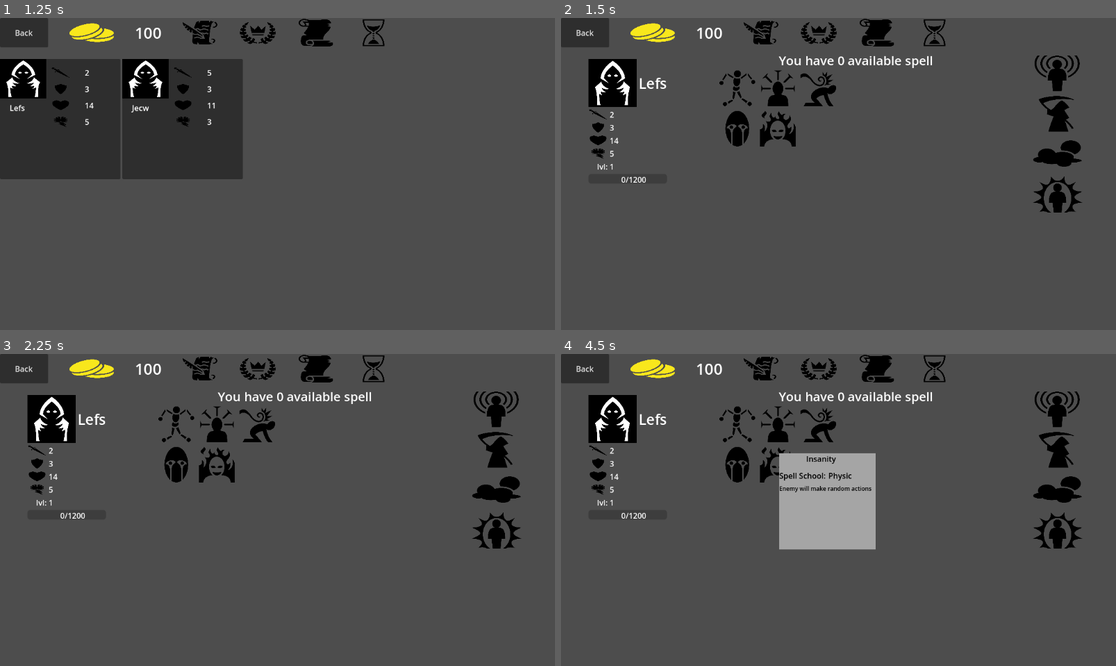
Above: before the commit, frames 1-4 (two rows, left to right).
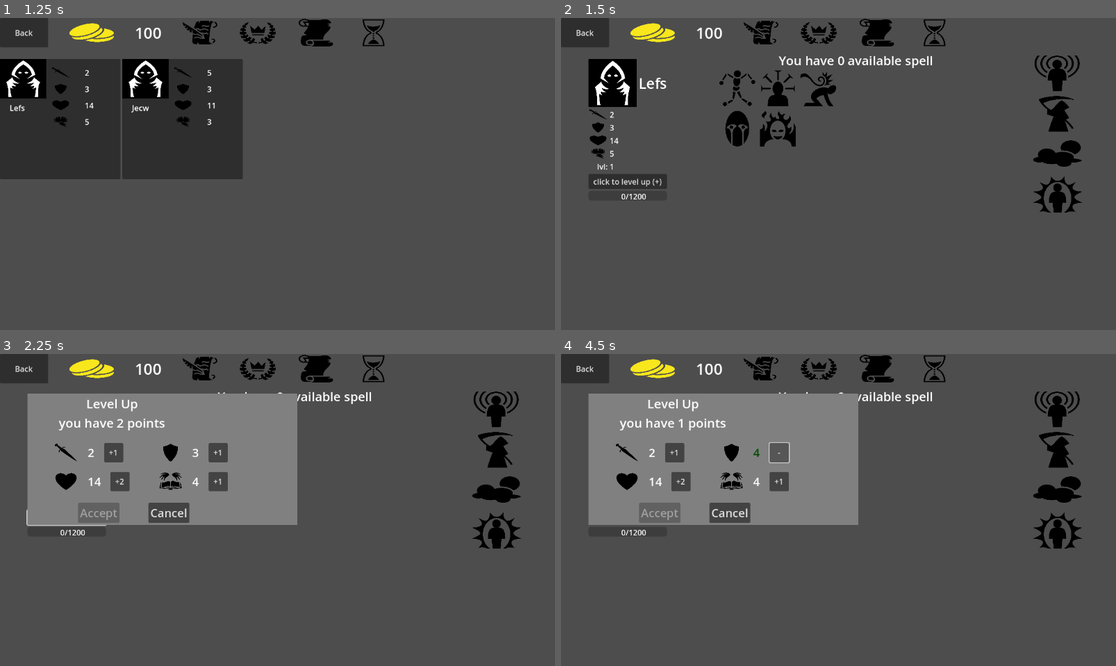
Above: after the commit, the same moments.

Repository: ualisars/ManagementPrototype
Game: Godot game, scene res://Interface/General/player_interface.tscn
Two runs of this game, one before a commit and one after it. Both use one fixed random seed, a clock stepped at 60 frames per second and the inputs below.
Inputs (mouse positions are in pixels of both pictures, inside the frame that each line leads up to):
- Up to frame 1 (1.25 s): click "Camp" at 0.5 s
- Up to frame 2 (1.5 s): move the mouse to (622, 117) at 1.27 s; press the mouse at (622, 117) at 1.28 s
- Up to frame 3 (2.25 s): release the mouse at (61, 453) at 2 s; click (66, 516) at 2 s, where only the run after the commit has a clickable "click to level up (+)"
- Up to frame 4 (4.5 s): click (672, 453) at 2.75 s, where only the run after the commit has a clickable "+1"; click (672, 453) at 3.5 s, where only the run after the commit has a clickable "-"; click (777, 453) at 4.25 s, where only the run after the commit has a clickable "+1"

Frame 1 is identical in both runs. In frame 2, 0.4% of the frame differs, in the area x 5-20%, y 50-59%; in frame 3, 19%; in frame 4, 21%, in the area x 4-57%, y 12-63%.

Commit message:
change characteristics on level up

Diff:
--- a/Characters/characteristic.gd
+++ b/Characters/characteristic.gd
@@ -14,7 +14,7 @@
 var concentration: int
 var learnt_spells: Array = []
 var available_spell_number: int = 0
-var available_level_ups: int = 0
+var available_level_ups: int = 1
 
 var level: int = 1
 var experience: int = 0 :
--- /dev/null
+++ b/Characters/update_characteristics_object.tscn
@@ -0,0 +1,6 @@
+[gd_scene load_steps=2 format=3 uid="uid://gwoqb3hk2d27"]
+
+[ext_resource type="Script" path="res://UpdateCharacteristicsObject.gd" id="1_bsi7a"]
+
+[node name="UpdateCharacteristicsObject" type="Node"]
+script = ExtResource("1_bsi7a")
--- a/Control.gd
+++ b/Control.gd
@@ -17,16 +17,170 @@
 @onready var cancel_button = $BoxContainer/ButtonsMarginContainer/ButtonsBoxContainer/CancelButton
 
 
+var update_characteristics_object: UpdateCharacteristicsObject
+
+var attack_update: int
+var defense_update: int
+var health_update: int
+var cast_speed_update: int
+
+var is_attack_increased: bool = false
+var is_defense_increased: bool = false
+var is_health_increased: bool = false
+var is_cast_speed_increased: bool = false
+
+var available_points: int
+
+var current_character: Characterictic
+
+var GREEN_COLOR: Color = Color("004f00")
+
 func _ready() -> void:
 	Messenger.LEVEL_UP_OPENED.connect(on_level_up_chosen)
 
+	attack_value_label.add_theme_font_size_override("font_size", 24)
+	defense_value_label.add_theme_font_size_override("font_size", 24)
+	health_value_label.add_theme_font_size_override("font_size", 24)
+	cast_speed_value_label.add_theme_font_size_override("font_size", 24)
+
+	attack_update = 1
+	defense_update = 1
+	health_update = 2
+	cast_speed_update = 1
+
 
 func on_level_up_chosen(characteristic: Characterictic) -> void:
+	update_characteristics_object = UpdateCharacteristicsObject.new(0, 0, 0, 0)
+
+	current_character = characteristic
+
+	available_points = characteristic.available_level_ups * 2
+
 	attack_value_label.text = str(characteristic.attack)
 	defense_value_label.text = str(characteristic.defense)
 	health_value_label.text = str(characteristic.health)
 	cast_speed_value_label.text = str(characteristic.cast_speed)
 
+	init_increase_buttons()
+
+	update_points_label()
+
+	check_accept_button()
+
 
 func _on_cancel_button_pressed():
 	Messenger.LEVEL_UP_CLOSED.emit()
+
+
+func init_increase_buttons() -> void:
+	attack_increase_button.text = "+" + str(attack_update)
+	defense_increase_button.text = "+" + str(defense_update)
+	health_increase_button.text = "+" + str(health_update)
+	cast_speed_increase_button.text = "+" + str(cast_speed_update)
+
+func _on_accept_button_pressed():
+	if available_points == 0:
+		update_characteristics()
+
+		Messenger.CHARACTER_LEVEL_UP.emit(
+			current_character,
+			update_characteristics_object
+		)
+
+func update_points_label() -> void:
+	points_label.text = "you have " + str(available_points) + " points"
+
+
+func update_characteristics() -> void:
+	if is_attack_increased:
+		update_characteristics_object.attack = attack_update
+	if is_defense_increased:
+		update_characteristics_object.defense = defense_update
+	if is_health_increased:
+		update_characteristics_object.health = health_update
+	if is_cast_speed_increased:
+		update_characteristics_object.cast_speed = cast_speed_update
+
+func update_button(
+	button: Button,
+	label: Label,
+	update_value: int,
+	is_increased: bool
+) -> bool:
+	var updated_value: int = int(label.text)
+	var is_value_updated = false
+
+	if not is_increased and available_points > 0:
+		button.text = "-"
+		available_points -= 1
+		updated_value += update_value
+		label.add_theme_color_override("font_color", GREEN_COLOR)
+		is_value_updated = true
+	elif is_increased:
+		button.text = "+" + str(update_value)
+		available_points += 1
+		updated_value -= update_value
+		label.remove_theme_color_override("font_color")
+		is_value_updated = true
+
+	if is_value_updated:
+		label.text = str(updated_value)
+
+		update_points_label()
+		check_accept_button()
+
+	return is_value_updated
+
+func check_accept_button() -> void:
+	if available_points > 0:
+		accept_button.disabled = true
+	else:
+		accept_button.disabled = false
+
+
+func _on_attack_increase_button_pressed():
+	var is_value_updated: bool = update_button(
+		attack_increase_button,
+		attack_value_label,
+		attack_update,
+		is_attack_increased
+	)
+
+	if is_value_updated:
+		is_attack_increased = !is_attack_increased
+
+
+func _on_defense_increase_button_pressed():
+	var is_value_updated: bool = update_button(
+		defense_increase_button,
+		defense_value_label,
+		defense_update,
+		is_defense_increased
+	)
+
+	if is_value_updated:
+		is_defense_increased = !is_defense_increased
+
+
+func _on_health_increase_button_pressed():
+	var is_value_updated: bool = update_button(
+		health_increase_button,
+		health_value_label,
+		health_update,
+		is_health_increased
+	)
+
+	if is_value_updated:
+		is_health_increased = !is_health_increased
+
+
+func _on_cast_speed_increase_button_pressed():
+	var is_value_updated: bool = update_button(
+		cast_speed_increase_button,
+		cast_speed_value_label,
+		cast_speed_update,
+		is_cast_speed_increased
+	)
+
+	if is_value_updated:
+		is_cast_speed_increased = !is_cast_speed_increased
--- a/Interface/CharacterInterface/character_full_info.gd
+++ b/Interface/CharacterInterface/character_full_info.gd
@@ -25,6 +25,7 @@
 	Messenger.CHARACTER_INFO_CHOSEN.connect(on_character_info_chosen)
 	Messenger.SPELL_LEARNT.connect(on_spell_learnt)
 	Messenger.LEVEL_UP_CLOSED.connect(on_level_up_closed)
+	Messenger.CHARACTER_LEVEL_UP.connect(on_character_level_up)
 
 	init_level_up_control()
 
@@ -50,6 +51,14 @@
 	init_learnt_spell_container()
 
 	init_available_spell(current_character)
+
+func on_character_level_up(
+	_characteristics: Characterictic,
+	_update_characteristics_object: UpdateCharacteristicsObject
+) -> void:
+	level_up_control.visible = false
+	on_character_info_chosen(current_character)
+
 
 func display_level(characteristics: Characterictic) -> void:
 	var level: int = characteristics.level
--- a/Interface/CharacterInterface/level_up_control.tscn
+++ b/Interface/CharacterInterface/level_up_control.tscn
@@ -9,9 +9,6 @@
 
 [sub_resource type="LabelSettings" id="LabelSettings_v226b"]
 font_size = 26
-
-[sub_resource type="LabelSettings" id="LabelSettings_cwm0q"]
-font_size = 24
 
 [node name="LevelUpControl" type="Control"]
 layout_mode = 3
@@ -66,6 +63,7 @@
 
 [node name="AttackCharacteristicContainer" type="HBoxContainer" parent="BoxContainer/CharacteristicsMarginContainer/CharacteristicsContainer"]
 layout_mode = 2
+theme_override_constants/separation = 20
 
 [node name="AttackCharacteristicImage" type="TextureRect" parent="BoxContainer/CharacteristicsMarginContainer/CharacteristicsContainer/AttackCharacteristicContainer"]
 custom_minimum_size = Vector2(50, 40)
@@ -76,7 +74,6 @@
 [node name="AttackValueLabel" type="Label" parent="BoxContainer/CharacteristicsMarginContainer/CharacteristicsContainer/AttackCharacteristicContainer"]
 layout_mode = 2
 text = "20"
-label_settings = SubResource("LabelSettings_cwm0q")
 
 [node name="AttackIncreaseButton" type="Button" parent="BoxContainer/CharacteristicsMarginContainer/CharacteristicsContainer/AttackCharacteristicContainer"]
 custom_minimum_size = Vector2(40, 0)
@@ -85,6 +82,7 @@
 
 [node name="DefenseCharacteristicContainer" type="HBoxContainer" parent="BoxContainer/CharacteristicsMarginContainer/CharacteristicsContainer"]
 layout_mode = 2
+theme_override_constants/separation = 20
 
 [node name="DefenseCharacteristicImage" type="TextureRect" parent="BoxContainer/CharacteristicsMarginContainer/CharacteristicsContainer/DefenseCharacteristicContainer"]
 custom_minimum_size = Vector2(50, 40)
@@ -95,7 +93,6 @@
 [node name="DefenseValueLabel" type="Label" parent="BoxContainer/CharacteristicsMarginContainer/CharacteristicsContainer/DefenseCharacteristicContainer"]
 layout_mode = 2
 text = "20"
-label_settings = SubResource("LabelSettings_cwm0q")
 
 [node name="DefenseIncrease Button" type="Button" parent="BoxContainer/CharacteristicsMarginContainer/CharacteristicsContainer/DefenseCharacteristicContainer"]
 custom_minimum_size = Vector2(40, 0)
@@ -104,6 +101,7 @@
 
 [node name="HealthCharacteristicContainer" type="HBoxContainer" parent="BoxContainer/CharacteristicsMarginContainer/CharacteristicsContainer"]
 layout_mode = 2
+theme_override_constants/separation = 20
 
 [node name="HealthCharacteristicImage" type="TextureRect" parent="BoxContainer/CharacteristicsMarginContainer/CharacteristicsContainer/HealthCharacteristicContainer"]
 custom_minimum_size = Vector2(50, 40)
@@ -114,7 +112,6 @@
 [node name="HealthValueLabel" type="Label" parent="BoxContainer/CharacteristicsMarginContainer/CharacteristicsContainer/HealthCharacteristicContainer"]
 layout_mode = 2
 text = "20"
-label_settings = SubResource("LabelSettings_cwm0q")
 
 [node name="HealthIncrease Button" type="Button" parent="BoxContainer/CharacteristicsMarginContainer/CharacteristicsContainer/HealthCharacteristicContainer"]
 custom_minimum_size = Vector2(40, 0)
@@ -123,6 +120,7 @@
 
 [node name="CastSpeedCharacteristicContainer" type="HBoxContainer" parent="BoxContainer/CharacteristicsMarginContainer/CharacteristicsContainer"]
 layout_mode = 2
+theme_override_constants/separation = 20
 
 [node name="CastSpeedCharacteristicImage" type="TextureRect" parent="BoxContainer/CharacteristicsMarginContainer/CharacteristicsContainer/CastSpeedCharacteristicContainer"]
 custom_minimum_size = Vector2(50, 40)
@@ -133,7 +131,6 @@
 [node name="CastSpeedValueLabel" type="Label" parent="BoxContainer/CharacteristicsMarginContainer/CharacteristicsContainer/CastSpeedCharacteristicContainer"]
 layout_mode = 2
 text = "20"
-label_settings = SubResource("LabelSettings_cwm0q")
 
 [node name="CastSpeedIncrease Button" type="Button" parent="BoxContainer/CharacteristicsMarginContainer/CharacteristicsContainer/CastSpeedCharacteristicContainer"]
 custom_minimum_size = Vector2(40, 0)
@@ -159,4 +156,9 @@
 text = "Cancel
 "
 
+[connection signal="pressed" from="BoxContainer/CharacteristicsMarginContainer/CharacteristicsContainer/AttackCharacteristicContainer/AttackIncreaseButton" to="." method="_on_attack_increase_button_pressed"]
+[connection signal="pressed" from="BoxContainer/CharacteristicsMarginContainer/CharacteristicsContainer/DefenseCharacteristicContainer/DefenseIncrease Button" to="." method="_on_defense_increase_button_pressed"]
+[connection signal="pressed" from="BoxContainer/CharacteristicsMarginContainer/CharacteristicsContainer/HealthCharacteristicContainer/HealthIncrease Button" to="." method="_on_health_increase_button_pressed"]
+[connection signal="pressed" from="BoxContainer/CharacteristicsMarginContainer/CharacteristicsContainer/CastSpeedCharacteristicContainer/CastSpeedIncrease Button" to="." method="_on_cast_speed_increase_button_pressed"]
+[connection signal="pressed" from="BoxContainer/ButtonsMarginContainer/ButtonsBoxContainer/AcceptButton" to="." method="_on_accept_button_pressed"]
 [connection signal="pressed" from="BoxContainer/ButtonsMarginContainer/ButtonsBoxContainer/CancelButton" to="." method="_on_cancel_button_pressed"]
--- /dev/null
+++ b/UpdateCharacteristicsObject.gd
@@ -0,0 +1,19 @@
+extends Node
+
+class_name UpdateCharacteristicsObject
+
+var attack: int
+var defense: int
+var health: int
+var cast_speed: int
+
+func _init(
+	new_attack: int,
+	new_defense: int,
+	new_health: int,
+	new_cast_speed: int
+) -> void:
+	attack = new_attack
+	defense = new_defense
+	health = new_health
+	cast_speed = new_cast_speed
--- a/World/Messenger.gd
+++ b/World/Messenger.gd
@@ -50,3 +50,8 @@
 signal LEVEL_UP_OPENED(characteristic: Characterictic)
 
 signal LEVEL_UP_CLOSED()
+
+signal CHARACTER_LEVEL_UP(
+	characteristics: Characterictic,
+	update_characteristics_object: UpdateCharacteristicsObject
+)
--- a/World/Player.gd
+++ b/World/Player.gd
@@ -14,6 +14,8 @@
 	Messenger.connect("UNIT_HIRED", on_character_hired)
 	Messenger.SPELL_LEARNT.connect(on_spell_learnt)
 
+	Messenger.CHARACTER_LEVEL_UP.connect(on_character_level_up)
+
 func on_character_hired(characteristic: Node):
 	gold -= characteristic.cost
 	characteristic.add_belonging_to_player(true)
@@ -24,3 +26,14 @@
 func on_spell_learnt(spell: Node) -> void:
 	var characteristics = GameManager.current_character_chosen_in_camp
 	characteristics.learn_spell(spell)
+
+func on_character_level_up(
+	characteristics: Characterictic,
+	update_characteristics_object: UpdateCharacteristicsObject
+):
+	characteristics.attack += update_characteristics_object.attack
+	characteristics.defense += update_characteristics_object.defense
+	characteristics.health += update_characteristics_object.health
+	characteristics.cast_speed += update_characteristics_object.cast_speed
+
+	characteristics.available_level_ups -= 1
Not shown: 1 places in Interface/CharacterInterface/level_up_control.tscn that only renumber resources
